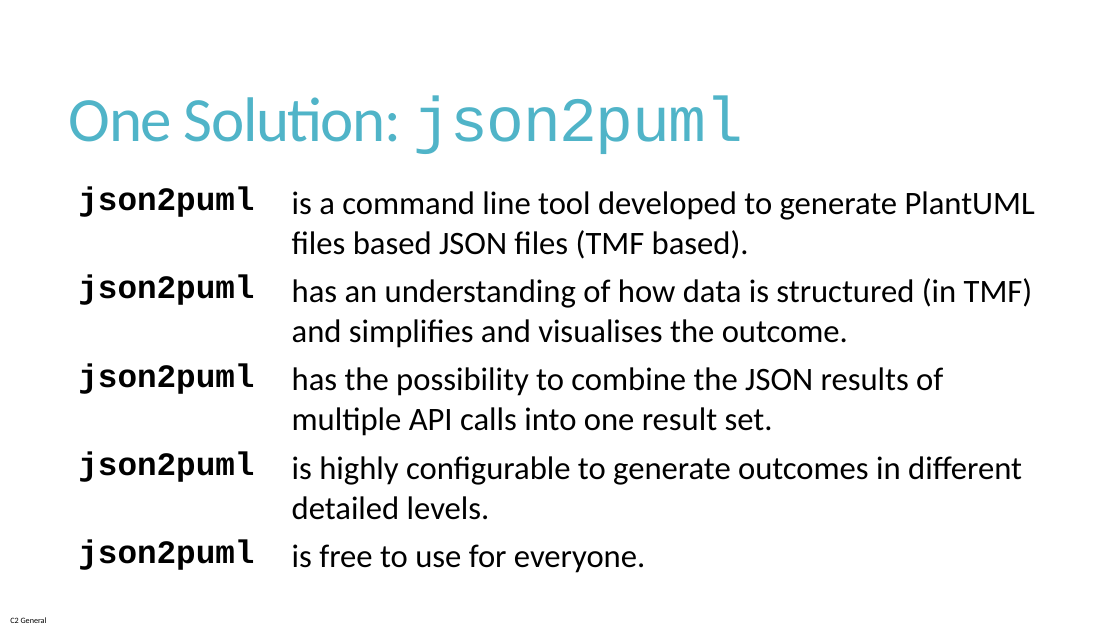
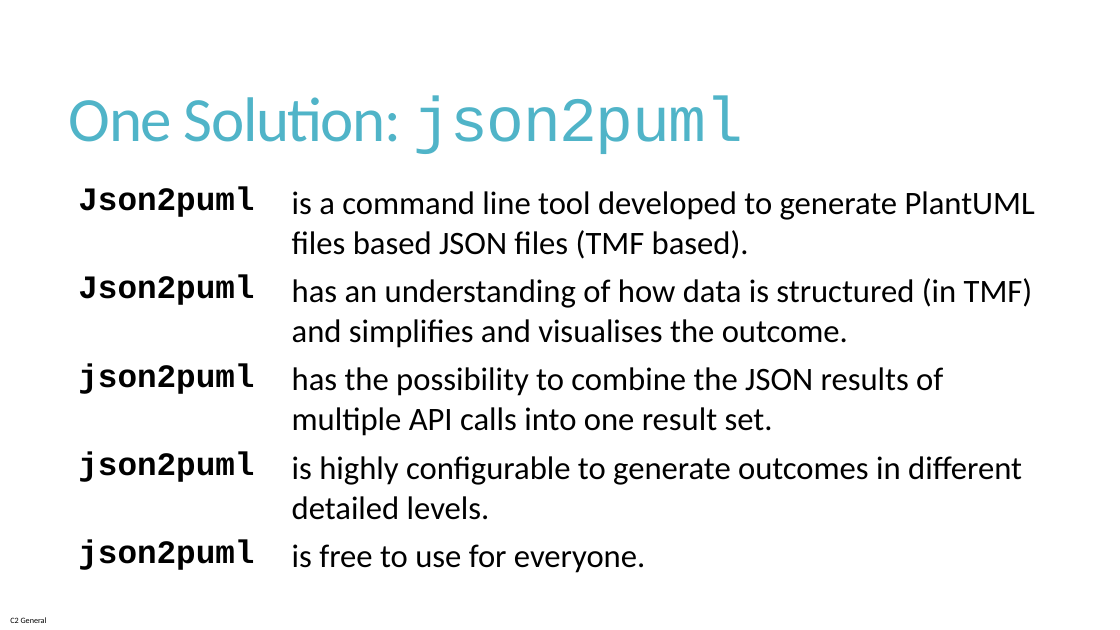
Before and after one commit to jfudickar/json2puml, a slide deck: slide 6 of documentation/json2puml introduction.pptx. Drawn at 1120x630 pixels with LibreOffice and Linux fonts; fonts in the diff are those of the drawing. Boxes give left, top, right and bottom in pixels: in the first picture for what was removed or moved away, otherwise in the second. Text is boxed around its words. In the diff, an @@ line names an element or a change of style, - is before the commit and + after.

```diff
--- a/documentation/json2puml introduction.pptx
+++ b/documentation/json2puml introduction.pptx
@@ table at <box>70,179,1060,577</box> @@
-row 1, column 1: json2puml
+row 1, column 1: Json2puml
-row 2, column 1: json2puml
+row 2, column 1: Json2puml
```
Also in this commit, not shown: 6 other slides changed, 5 slides added, 7 slides removed, 1 other file.
